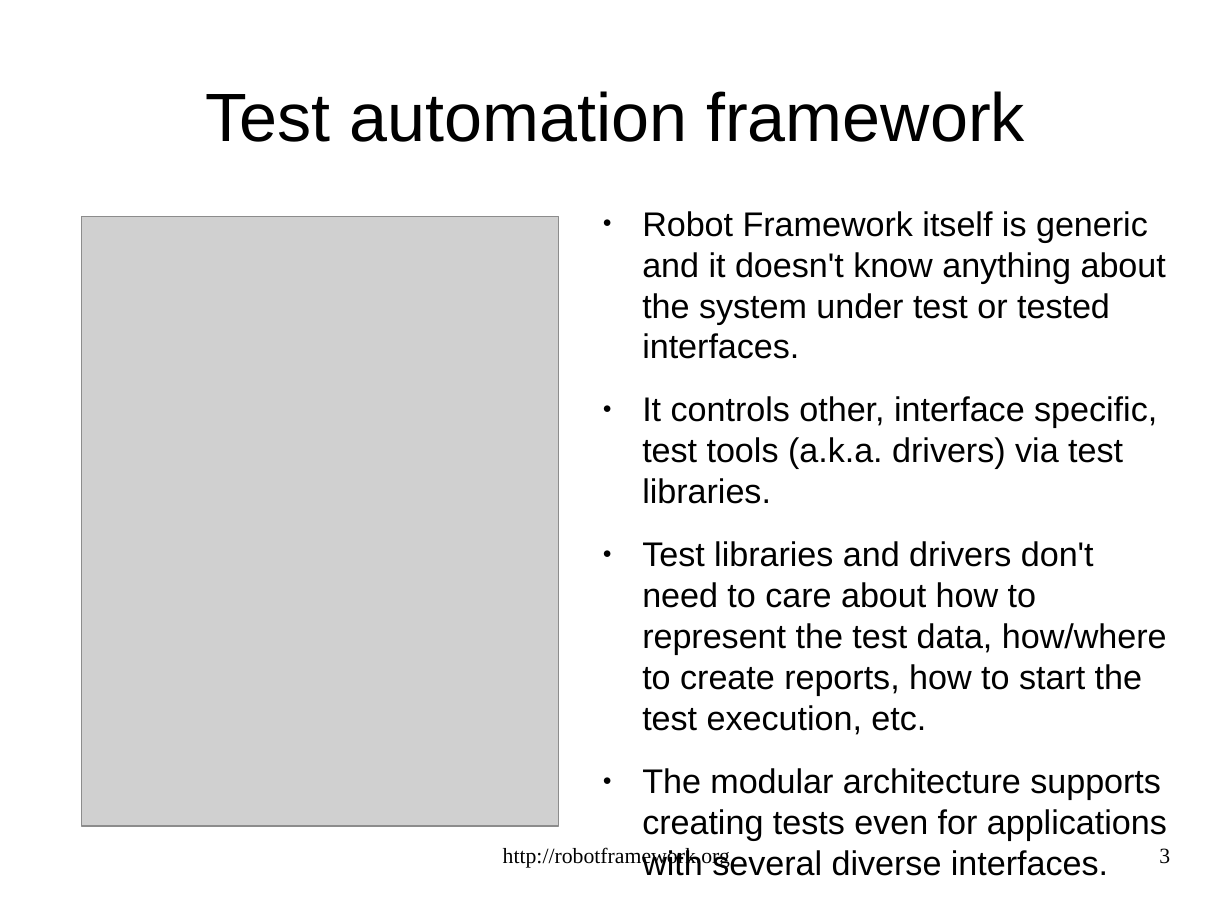
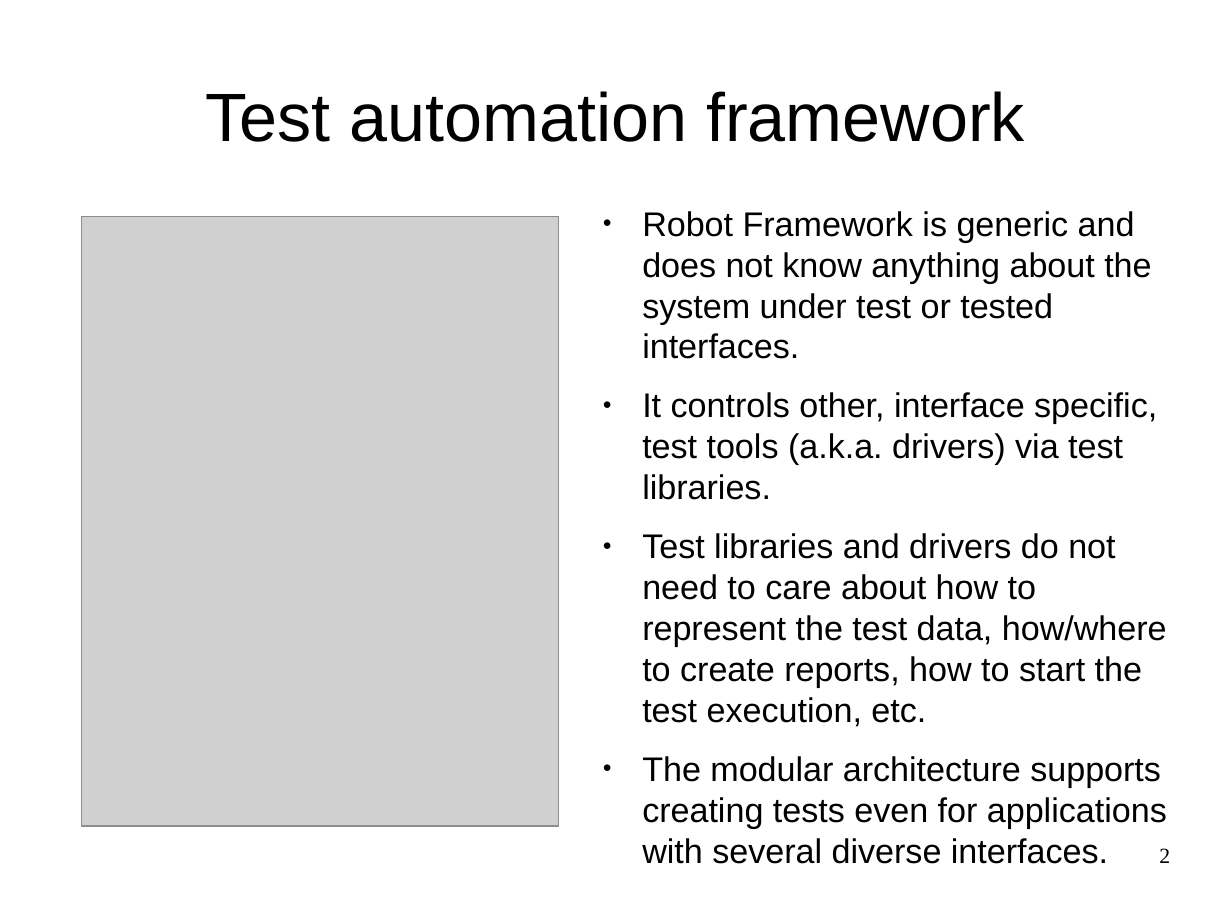
Before and after one commit to gdw2/robot-framework, a slide deck: slide 2 of proto/slides/demoslides.odp (slide 3 before the commit). Drawn at 1232x924 pixels with LibreOffice and Linux fonts; fonts in the diff are those of the drawing; grey boxes stand for pictures. Boxes give left, top, right and bottom in pixels: in the first picture for what was removed or moved away, otherwise in the second. Text is boxed around its words. In the diff, an @@ line names an element or a change of style, - is before the commit and + after.

```diff
--- a/proto/slides/demoslides.odp
+++ b/proto/slides/demoslides.odp
@@ text at (x1=642, y1=211, x2=1151, y2=359): text changed @@
-● Robot Framework itself is generic and it doesn't know anything about the system under test or tested interfaces.
+● Robot Framework is generic and does not know anything about the system under test or tested interfaces.
@@ text at (x1=642, y1=392, x2=1167, y2=864): less space between paragraphs @@
@@ text at (x1=642, y1=533, x2=1167, y2=727): text changed @@
-● Test libraries and drivers don't need to care about how to represent the test data, how/where to create reports, how to start the test execution, etc.
+● Test libraries and drivers do not need to care about how to represent the test data, how/where to create reports, how to start the test execution, etc.
@@ text removed at (x1=503, y1=847, x2=730, y2=868) @@
-http://robotframework.org
@@ page number at (x1=1159, y1=848, x2=1170, y2=863): text changed @@
-3
+2
```
Also in this commit, not shown: 25 other slides changed, 1 slide added, 1 slide removed.
